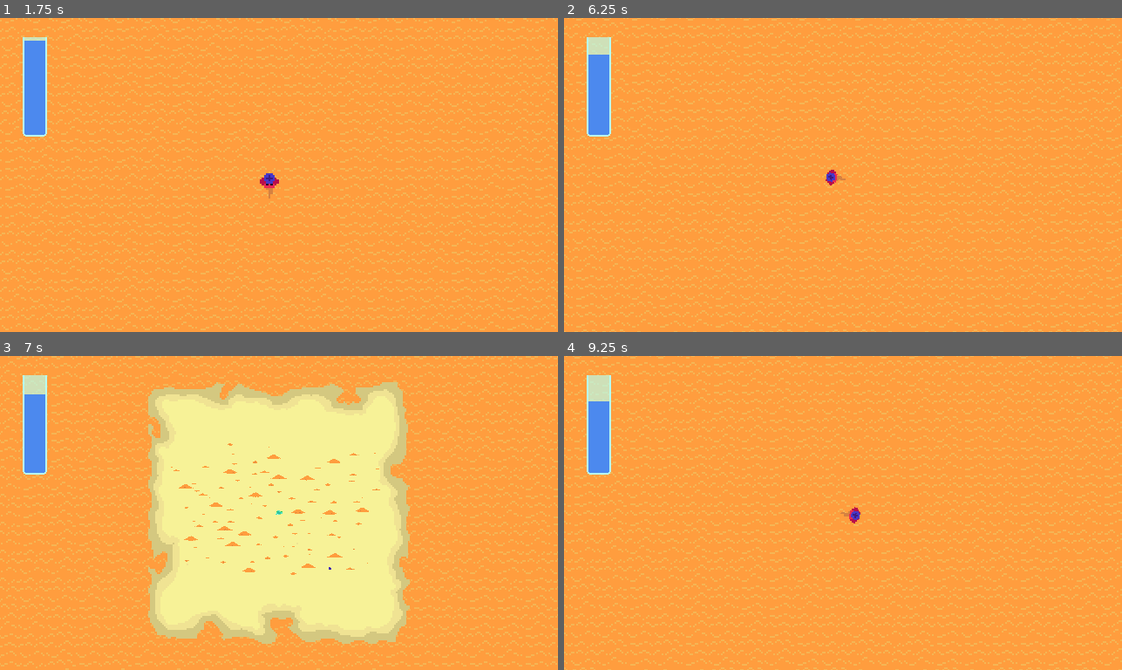
Above: before the commit, frames 1-4 (two rows, left to right).
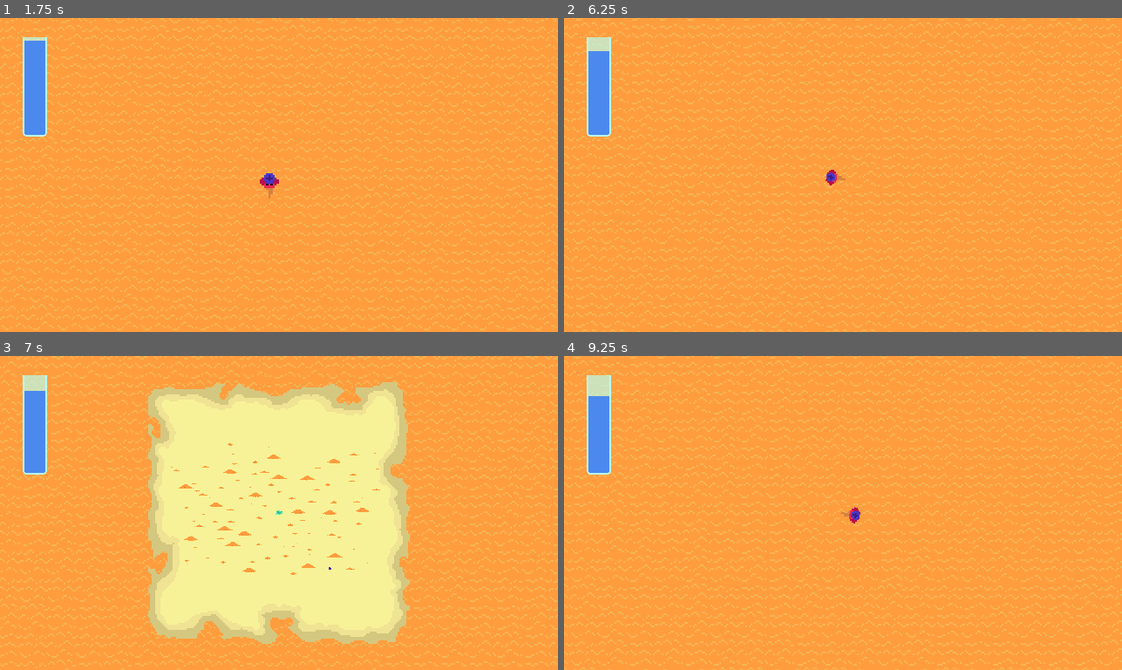
Above: after the commit, the same moments.

Repository: UHSGDC/alfred-the-dipping-bird
Game: Godot game, scene res://scenes/oasis/oasis_minigame.tscn
Same seed, same stepped clock (60 frames per second), same inputs: the game is played once before the commit and once after it. This scene is started directly instead of the project's main scene.
Inputs:
- Up to frame 1 (1.75 s): tap Enter (minigame_tester_reinstance) at 0.5 s; hold D (right) 0.53-1.28 s; hold Shift (action) 0.53-1.28 s; hold S (down) from 1.28 s (still down); tap Space (interact) at 1.35 s
- Up to frame 2 (6.25 s): release S (down) at 2.03 s; hold D (right) 2.03-2.78 s; hold Backspace (minigame_tester_end) 2.03-2.78 s; hold W (up) 2.78-3.53 s; tap Enter (minigame_tester_reinstance) at 2.85, 5.85 s; hold Shift (action) 3.53-4.28 s; hold A (left) 3.53-5.03 s; tap Space (interact) at 4.35 s; hold S (down) 5.03-5.78 s; hold Backspace (minigame_tester_end) 5.03-5.78 s; hold D (right) from 5.78 s (still down)
- Up to frame 3 (7 s): release D (right) at 6.53 s; hold W (up) from 6.53 s (still down); hold Shift (action) from 6.53 s (still down)
- Up to frame 4 (9.25 s): release W (up) at 7.28 s; release Shift (action) at 7.28 s; hold D (right) 7.28-8.03 s; tap Space (interact) at 7.35 s; hold S (down) 8.03-8.78 s; hold Backspace (minigame_tester_end) 8.03-8.78 s; hold A (left) from 8.78 s (still down); tap Enter (minigame_tester_reinstance) at 8.85 s

Frame 1 is identical in both runs. In frame 2, less than 0.1% of the frame differs, in the area x 4-9%, y 10-12%; in frame 3, less than 0.1%; in frame 4, less than 0.1%, in the area x 4-9%, y 12-15%.

Commit message:
Adjusted player max water

Diff:
--- a/scenes/oasis/player.tscn
+++ b/scenes/oasis/player.tscn
@@ -234,7 +234,7 @@
 max_air_speed = 55.0
 ground_acceleration = 300.0
 air_acceleration_multiplier = 0.3
-max_water = 150.0
+max_water = 175.0
 water_per_second = 0.75
 water_per_second_walk = 3.5
 water_per_jump = 2.25
